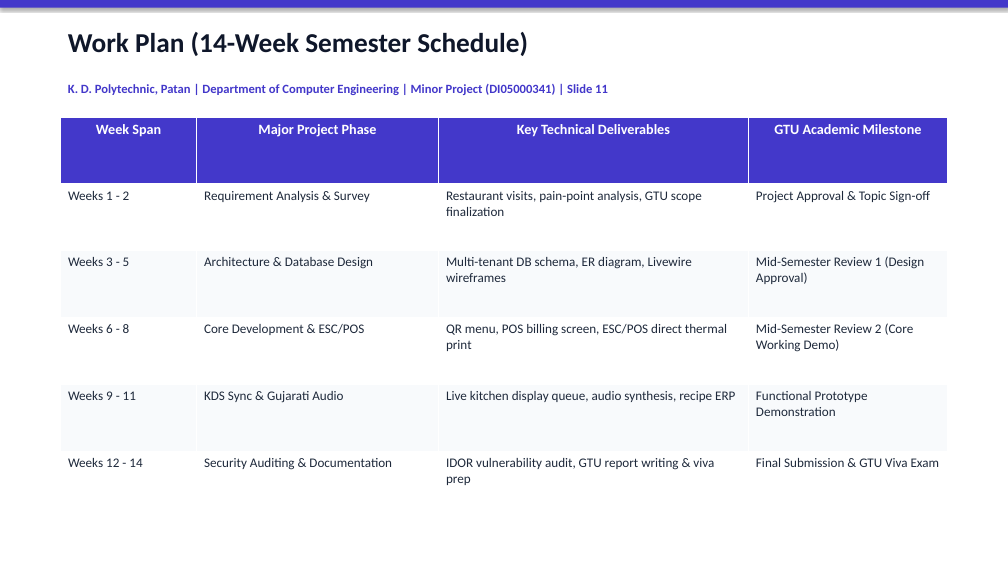
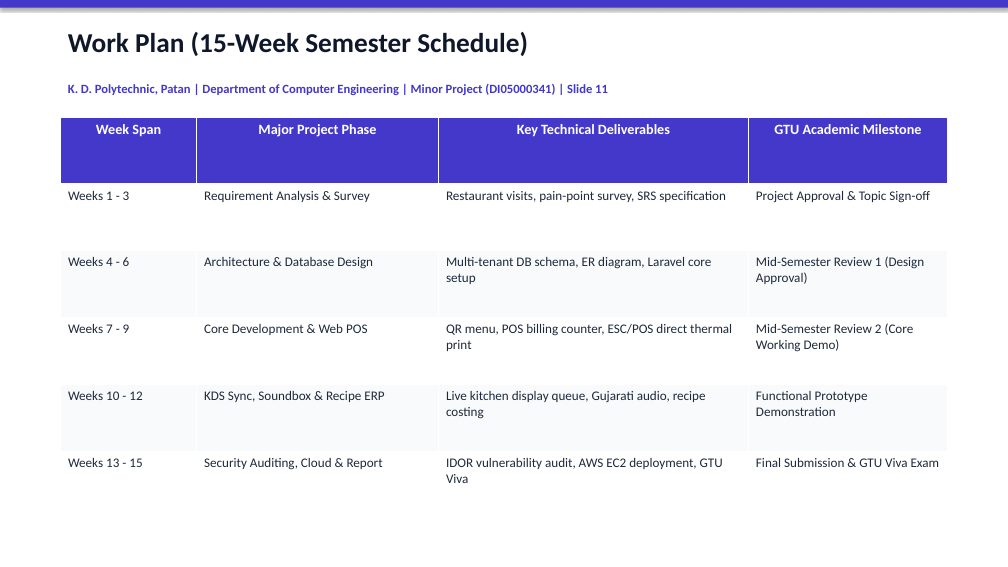
Before and after one commit to Shubh-Patel-07/DineFlow-AI, a slide deck: slide 11 of docs/DineFlow_AI_GTU_Minor_Project_Presentation.pptx. Drawn at 1008x567 pixels with LibreOffice and Linux fonts; fonts in the diff are those of the drawing. Boxes give left, top, right and bottom in pixels: in the first picture for what was removed or moved away, otherwise in the second. Text is boxed around its words. In the diff, an @@ line names an element or a change of style, - is before the commit and + after.

Commit message:
docs(gtu): generate official Minor Project Logbook matching college format and harmonize 15-week plan across report and presentation

```diff
--- a/docs/DineFlow_AI_GTU_Minor_Project_Presentation.pptx
+++ b/docs/DineFlow_AI_GTU_Minor_Project_Presentation.pptx
@@ text at (68, 32, 528, 56): text changed @@
-Work Plan (14-Week Semester Schedule)
+Work Plan (15-Week Semester Schedule)
@@ table at (60, 117, 948, 518) @@
-row 2, column 1: Weeks 1 - 2
+row 2, column 1: Weeks 1 - 3
-row 2, column 3: Restaurant visits, pain-point analysis, GTU scope finalization
+row 2, column 3: Restaurant visits, pain-point survey, SRS specification
-row 3, column 1: Weeks 3 - 5
+row 3, column 1: Weeks 4 - 6
-row 3, column 3: Multi-tenant DB schema, ER diagram, Livewire wireframes
+row 3, column 3: Multi-tenant DB schema, ER diagram, Laravel core setup
-row 4: Weeks 6 - 8 | Core Development & ESC/POS | QR menu, POS billing screen, ESC/POS direct thermal print | Mid-Semester Review 2 (Core Working Demo)
+row 4: Weeks 7 - 9 | Core Development & Web POS | QR menu, POS billing counter, ESC/POS direct thermal print | Mid-Semester Review 2 (Core Working Demo)
-row 5: Weeks 9 - 11 | KDS Sync & Gujarati Audio | Live kitchen display queue, audio synthesis, recipe ERP | Functional Prototype Demonstration
+row 5: Weeks 10 - 12 | KDS Sync, Soundbox & Recipe ERP | Live kitchen display queue, Gujarati audio, recipe costing | Functional Prototype Demonstration
-row 6: Weeks 12 - 14 | Security Auditing & Documentation | IDOR vulnerability audit, GTU report writing & viva prep | Final Submission & GTU Viva Exam
+row 6: Weeks 13 - 15 | Security Auditing, Cloud & Report | IDOR vulnerability audit, AWS EC2 deployment, GTU Viva | Final Submission & GTU Viva Exam
```
Also in this commit, not shown: 2 other files.
